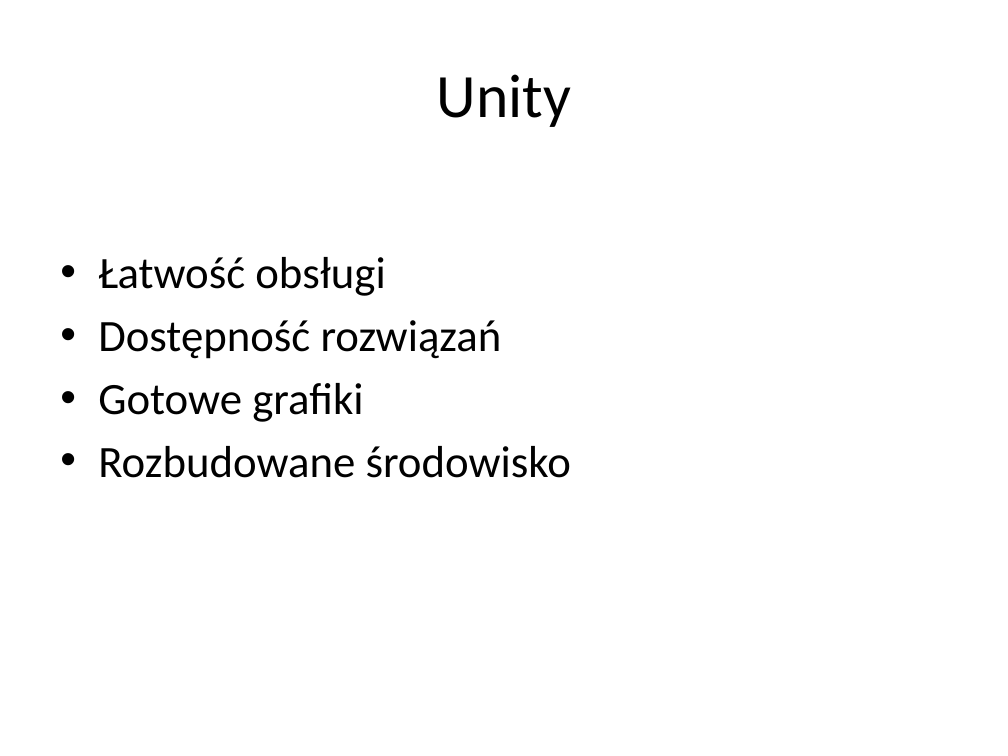
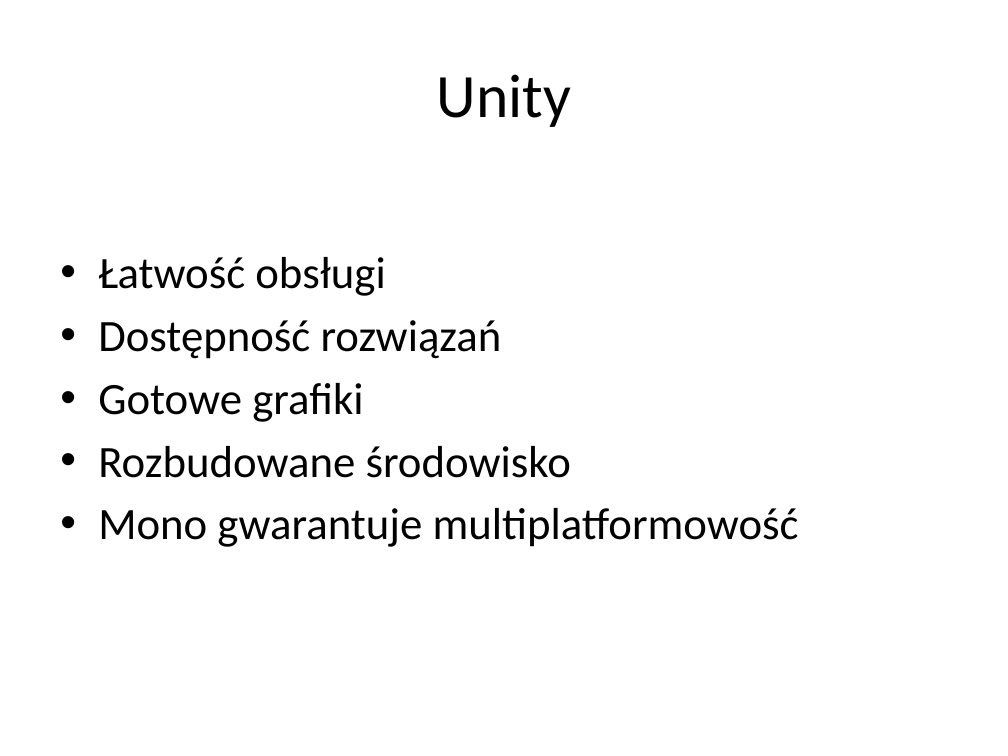
Before and after one commit to nielu/RandomGame, a slide deck: slide 9 of RandomGame.pptx (slide 6 before the commit). Drawn at 1008x756 pixels with LibreOffice and Linux fonts; fonts in the diff are those of the drawing; background and template pictures are left out. Boxes give left, top, right and bottom in pixels: in the first picture for what was removed or moved away, otherwise in the second. Text is boxed around its words. In the diff, an @@ line names an element or a change of style, - is before the commit and + after.

```diff
--- a/RandomGame.pptx
+++ b/RandomGame.pptx
@@ text at [98, 508, 799, 547]: paragraph added @@
+• Mono gwarantuje multiplatformowość
```
Also in this commit, not shown: 7 other slides changed, 5 slides added, 2 slides removed.
